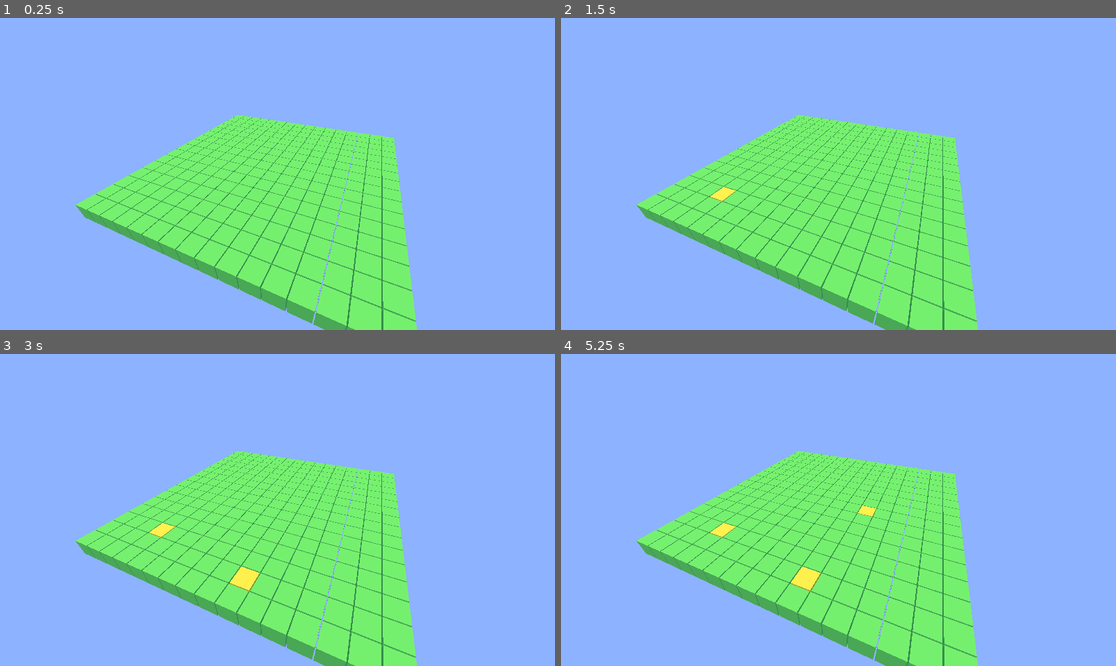
Above: before the commit, frames 1-4 (two rows, left to right).
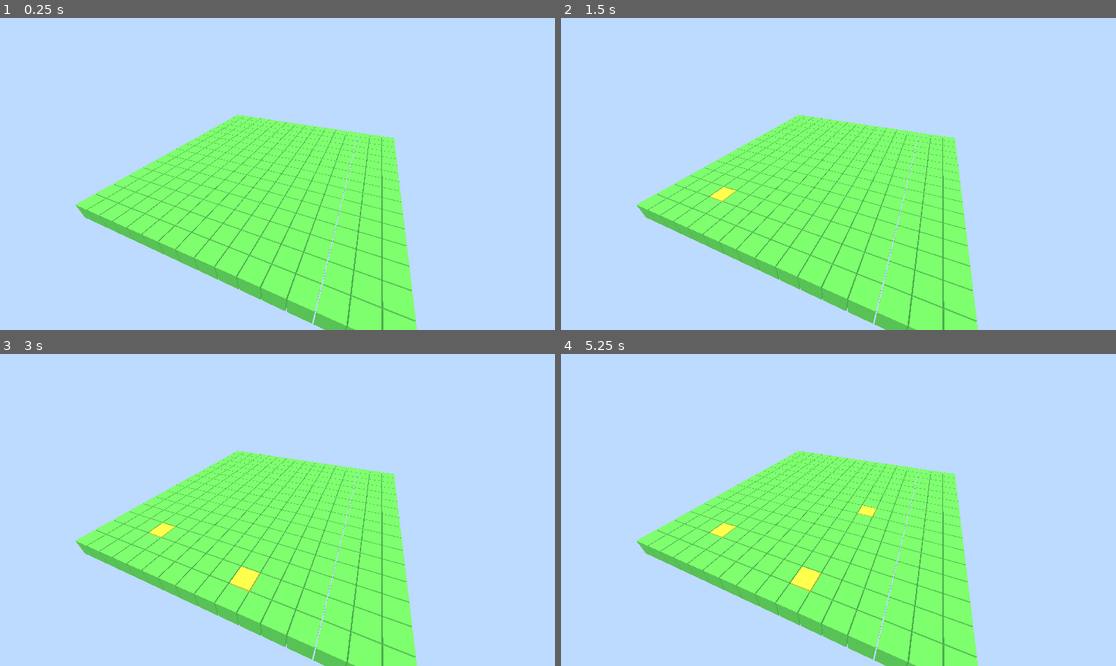
Above: after the commit, the same moments.

Repository: raegar/rightersblocks
Game: Godot game, scene res://main.tscn
Two runs of this game, one before a commit and one after it. Both use one fixed random seed, a clock stepped at 60 frames per second and the inputs below.
Inputs (mouse positions are in pixels of both pictures, inside the frame that each line leads up to):
- Up to frame 1 (0.25 s): no input
- Up to frame 2 (1.5 s): tap Enter at 0.5 s; move the mouse to (960, 158) at 0.52 s; click (960, 158) at 0.67 s; tap Space at 1.25 s; drag from (727, 189) to (810, 236) at 1.27 s
- Up to frame 3 (3 s): tap Enter at 2 s; move the mouse to (333, 441) at 2.02 s; click (333, 441) at 2.17 s; tap Space at 2.75 s; drag from (249, 572) to (111, 463) at 2.77 s
- Up to frame 4 (5.25 s): tap Enter at 3.5 s; move the mouse to (1005, 556) at 3.52 s; click (1005, 556) at 3.67 s; tap Space at 4.25 s; drag from (672, 463) to (755, 432) at 4.27 s; move the mouse to (866, 510) at 5.02 s; click (866, 510) at 5.17 s

The runs differ from the first frame. In frame 1, 77% of the frame differs, in the area x 0-100%, y 0-100%; in frame 2, 77%; in frame 3, 77%; in frame 4, 77%.

Commit message:
Fix: Right click to place new blocks

Diff:
--- a/block_manager.gd
+++ b/block_manager.gd
@@ -28,6 +28,11 @@
 	_build_colliders()
 
 
+const MAX_BLOCKS := 1024  # adjust as needed
+
+var _free_slots: Array[int] = []
+
+
 func _setup_multimesh() -> void:
 	_mmi = MultiMeshInstance3D.new()
 	add_child(_mmi)
@@ -36,16 +41,20 @@
 	_multimesh.transform_format = MultiMesh.TRANSFORM_3D
 	_multimesh.use_custom_data = true
 	_multimesh.mesh = _make_box_mesh()
+	_multimesh.instance_count = MAX_BLOCKS  # allocate once, never resize
 
 	_mmi.multimesh = _multimesh
 
-	# Shader that reads per-instance custom data as the albedo colour
+	# Hide all slots by default
+	for i in MAX_BLOCKS:
+		_hide_slot(i)
+		_free_slots.append(i)
+
 	var shader := Shader.new()
 	shader.code = """
 shader_type spatial;
 
 void vertex() {
-	// INSTANCE_CUSTOM is the vec4 set by set_instance_custom_data()
 	COLOR = INSTANCE_CUSTOM;
 }
 
@@ -57,6 +66,13 @@
 	mat.shader = shader
 	_multimesh.mesh.surface_set_material(0, mat)
 
+
+func _hide_slot(idx: int) -> void:
+	_multimesh.set_instance_transform(
+		idx,
+		Transform3D(Basis().scaled(Vector3.ZERO), Vector3.ZERO)
+	)
+	_multimesh.set_instance_custom_data(idx, Color(0, 0, 0, 0))
 
 func _make_box_mesh() -> BoxMesh:
 	var mesh := BoxMesh.new()
@@ -97,14 +113,10 @@
 	if not block_data.has(coord):
 		return
 	var state: BlockState = block_data[coord]
-	_multimesh.set_instance_transform(
-		state.instance_index,
-		Transform3D(Basis().scaled(Vector3.ZERO), Vector3.ZERO)
-	)
-	_multimesh.set_instance_custom_data(state.instance_index, Color(0, 0, 0, 0))
+	_hide_slot(state.instance_index)
+	_free_slots.append(state.instance_index)  # return slot for reuse
 	block_data.erase(coord)
 
-	# Remove the matching collider
 	if _colliders.has(coord):
 		_colliders[coord].queue_free()
 		_colliders.erase(coord)
@@ -138,17 +150,15 @@
 
 
 func _allocate_instances(coords: Array[Vector3i]) -> void:
-	var existing := _multimesh.instance_count
-	_multimesh.instance_count = existing + coords.size()
+	for coord in coords:
+		if _free_slots.is_empty():
+			push_error("No free MultiMesh slots remaining!")
+			return
 
-	for i in coords.size():
-		var coord: Vector3i = coords[i]
-		var idx := existing + i
-
+		var idx: int = _free_slots.pop_back()
 		var state := BlockState.new()
 		state.instance_index = idx
 		block_data[coord] = state
-
 		_refresh_instance(coord, state)
 
 
--- a/main.gd
+++ b/main.gd
@@ -18,12 +18,6 @@
 
 
 func _input(event: InputEvent) -> void:
-	# Middle mouse drag to orbit
-	if event is InputEventMouseButton:
-		if event.button_index == MOUSE_BUTTON_MIDDLE:
-			_is_dragging = event.pressed
-			_last_mouse = event.position
-
 	if event is InputEventMouseMotion and _is_dragging:
 		var delta: Vector2 = event.position - _last_mouse
 		_last_mouse = event.position
@@ -31,22 +25,23 @@
 		_orbit_angle_v = clamp(_orbit_angle_v + delta.y * 0.005, 0.1, 1.4)
 		_update_camera()
 
-	# Scroll to zoom
-	if event is InputEventMouseButton:
-		if event.button_index == MOUSE_BUTTON_WHEEL_UP:
-			_orbit_distance = max(3.0, _orbit_distance - 1.0)
-			_update_camera()
-		if event.button_index == MOUSE_BUTTON_WHEEL_DOWN:
-			_orbit_distance = min(30.0, _orbit_distance + 1.0)
-			_update_camera()
-
-	# Left click — hit block
-	if event is InputEventMouseButton and event.pressed:
-		if event.button_index == MOUSE_BUTTON_LEFT:
-			_raycast_block(event.position, false)
-		# Right click — place block on top of hit face
-		if event.button_index == MOUSE_BUTTON_RIGHT:
-			_raycast_block(event.position, true)
+	elif event is InputEventMouseButton:
+		match event.button_index:
+			MOUSE_BUTTON_MIDDLE:
+				_is_dragging = event.pressed
+				_last_mouse = event.position
+			MOUSE_BUTTON_WHEEL_UP:
+				_orbit_distance = max(3.0, _orbit_distance - 1.0)
+				_update_camera()
+			MOUSE_BUTTON_WHEEL_DOWN:
+				_orbit_distance = min(30.0, _orbit_distance + 1.0)
+				_update_camera()
+			MOUSE_BUTTON_LEFT:
+				if event.pressed:
+					_raycast_block(event.position, false)
+			MOUSE_BUTTON_RIGHT:
+				if event.pressed:
+					_raycast_block(event.position, true)
 
 
 func _raycast_block(screen_pos: Vector2, place_mode: bool) -> void:
@@ -68,7 +63,8 @@
 	var normal: Vector3 = result["normal"]
 
 	if place_mode:
-		var place_coord := coord + Vector3i(roundi(normal.x), roundi(normal.y), roundi(normal.z))
+		var offset := Vector3i(roundi(normal.x), roundi(normal.y), roundi(normal.z))
+		var place_coord: Vector3i = coord + offset
 		block_manager.place_block(place_coord)
 	else:
 		block_manager.hit_block(coord)
--- a/main.tscn
+++ b/main.tscn
@@ -5,7 +5,7 @@
 
 [sub_resource type="Environment" id="Environment_h2yge"]
 background_mode = 1
-background_color = Color(0.552516, 0.698427, 1, 1)
+background_color = Color(0.740462, 0.854889, 1, 1)
 
 [node name="Node3D" type="Node3D"]
 script = ExtResource("1_ig7tw")
